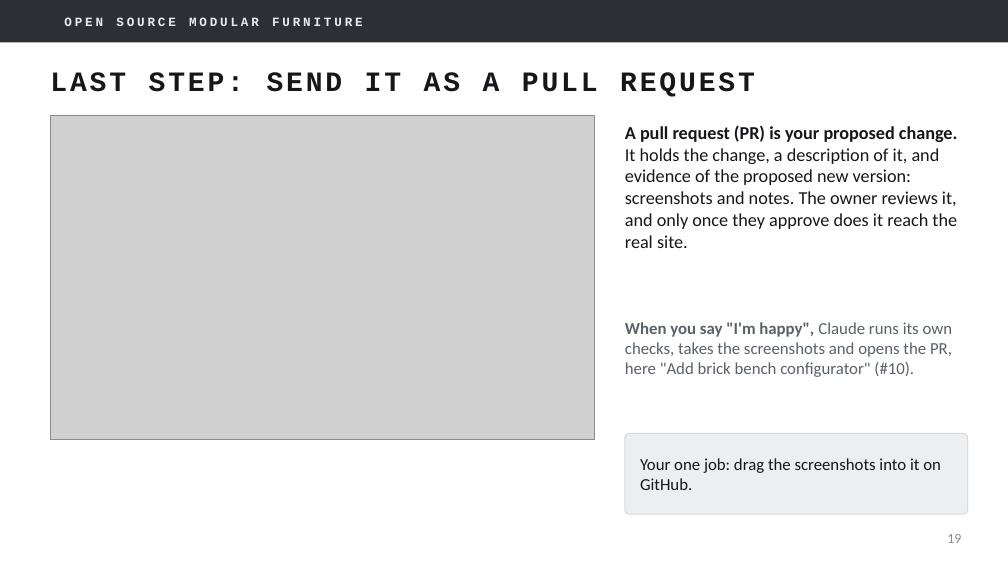
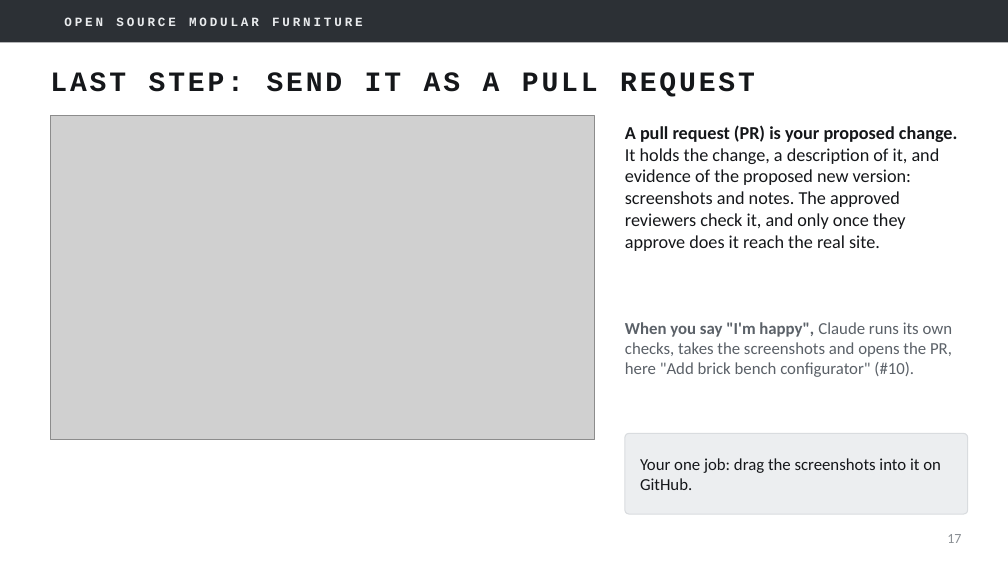
Before and after one commit to mfprado/acrylic-furniture, a slide deck: slide 17 of docs/contributing-guide.pptx (slide 19 before the commit). Drawn at 1008x567 pixels with LibreOffice and Linux fonts; fonts in the diff are those of the drawing; grey boxes stand for pictures; background and template pictures are left out. Boxes give left, top, right and bottom in pixels: in the first picture for what was removed or moved away, otherwise in the second. Text is boxed around its words. In the diff, an @@ line names an element or a change of style, - is before the commit and + after.

```diff
--- a/docs/contributing-guide.pptx
+++ b/docs/contributing-guide.pptx
@@ text at [625, 125, 957, 251]: text changed @@
-A pull request (PR) is your proposed change. It holds the change, a description of it, and evidence of the proposed new version: screenshots and notes. The owner reviews it, and only once they approve does it reach the real site.
+A pull request (PR) is your proposed change. It holds the change, a description of it, and evidence of the proposed new version: screenshots and notes. The approved reviewers check it, and only once they approve does it reach the real site.
@@ page number at [947, 534, 961, 543]: text changed @@
-19
+17
```
Also in this commit, not shown: 6 other slides changed, 2 slides removed.
